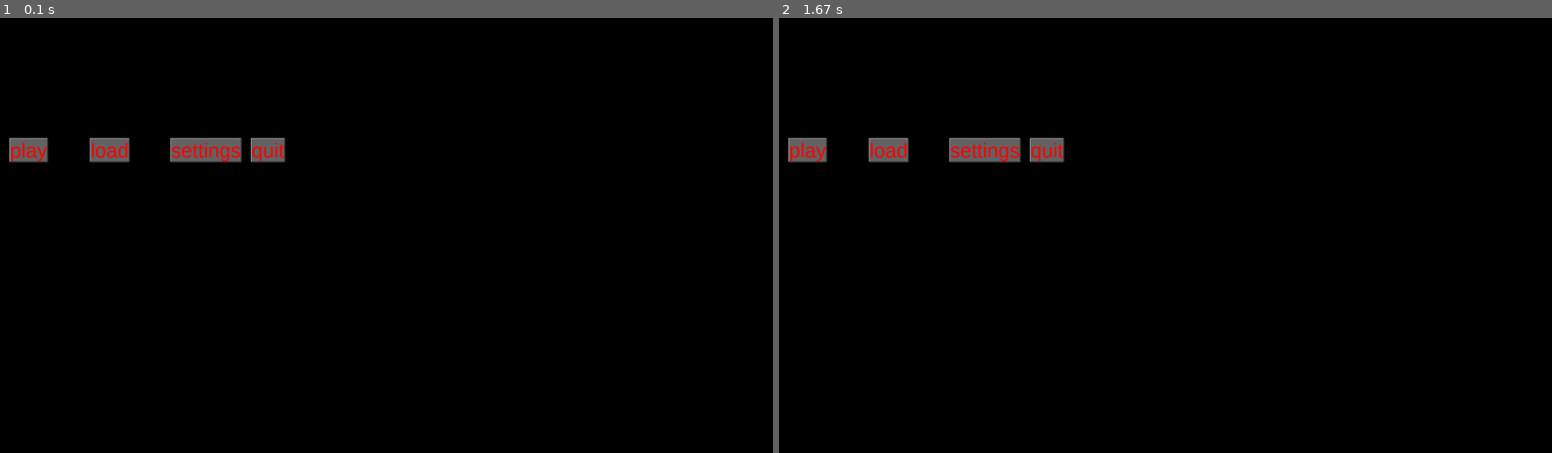
Above: before the commit, frames 1-2 (left to right).
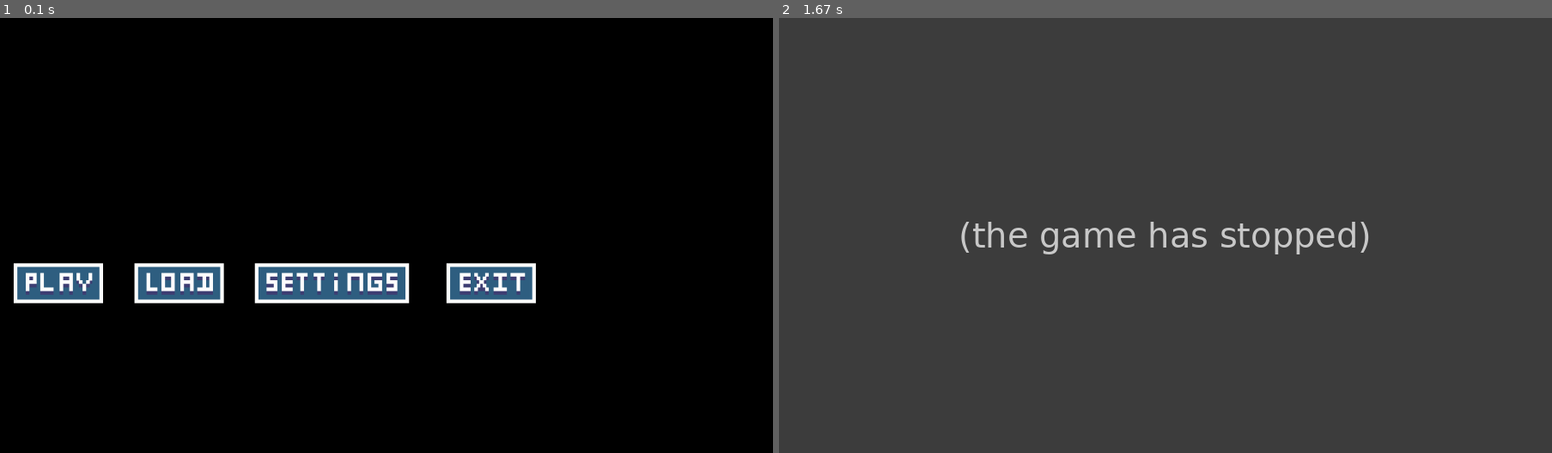
Above: after the commit, the same moments.

Repository: ale12d/pygame_project_1
Game: pygame game, started from main.py
Same seed, same stepped clock (60 frames per second), same inputs: the game is played once before the commit and once after it.
Inputs (mouse positions are in pixels of both pictures, inside the frame that each line leads up to):
- Up to frame 1 (0.1 s): no input
- Up to frame 2 (1.67 s): click (1265, 283) at 0.38 s

The runs differ from the first frame. In frame 1, 6.5% of the frame differs, in the area x 1-70%, y 27-66%; in frame 2, 100%, in the area x 0-100%, y 0-100%.
After the commit the program exited at 0.4 s; later frames show no game.

Commit message:
update mainmenu button design

Diff:
--- a/controllers/main_menu.py
+++ b/controllers/main_menu.py
@@ -15,7 +15,7 @@
         keyboard.arrow_keys()
 
         main_menu = MainMenu()
-        play_button, load_button, settings_button, quit_button = main_menu.display(screen)
+        play_button, load_button, settings_button, exit_button = main_menu.display(screen)
 
         if play_button.collidepoint((mx, my)):
             click = mouse.click_check()
@@ -29,7 +29,7 @@
             click = mouse.click_check()
             if click:
                 MainMenuController.settings(self, screen)
-        if quit_button.collidepoint((mx, my)):
+        if exit_button.collidepoint((mx, my)):
             click = mouse.click_check()
             if click:
                 MainMenuController.quit(self)
--- a/views/main_menu.py
+++ b/views/main_menu.py
@@ -6,12 +6,16 @@
         pass
 
     def display(self, screen):
-        play_button = MainMenu.button(self, screen, (25, 300), "play")
-        load_button = MainMenu.button(self, screen, (225, 300), "load")
-        settings_button = MainMenu.button(self, screen, (425, 300), "settings")
-        quit_button = MainMenu.button(self, screen, (625, 300), "quit")
+        play_img = pygame.image.load('medias/play_btn.png').convert_alpha()
+        load_img = pygame.image.load('medias/load_btn.png').convert_alpha()
+        settings_img = pygame.image.load('medias/settings_btn.png').convert_alpha()
+        exit_img = pygame.image.load('medias/exit_btn.png').convert_alpha()
+        play_button = MainMenu.button2(self, screen, (25, 600), play_img)
+        load_button = MainMenu.button2(self, screen, (325, 600), load_img)
+        settings_button = MainMenu.button2(self, screen, (625, 600), settings_img)
+        exit_button = MainMenu.button2(self, screen, (1100, 600), exit_img)
 
-        return play_button, load_button, settings_button, quit_button
+        return play_button, load_button, settings_button, exit_button
 
     def button(self, screen, position, text):
         font = pygame.font.SysFont("Arial", 50)
@@ -25,6 +29,13 @@
         pygame.draw.rect(screen, (100, 100, 100), (x, y, w, h))
         return screen.blit(text_render, (x, y))
 
+    def button2(self, screen, position, img):
+        width = img.get_width()
+        height = img.get_height()
+        img = pygame.transform.scale(img, (int(width), int(height)))
+        rect = img.get_rect()
+        rect.topleft = position
+        return screen.blit(img, (rect.x, rect.y))
 
 class LoadMenu:
     def __init__(self):
Binary file added: medias/exit_btn.png
Binary file added: medias/load_btn.png
Binary file added: medias/play_btn.png
Binary file added: medias/settings_btn.png
